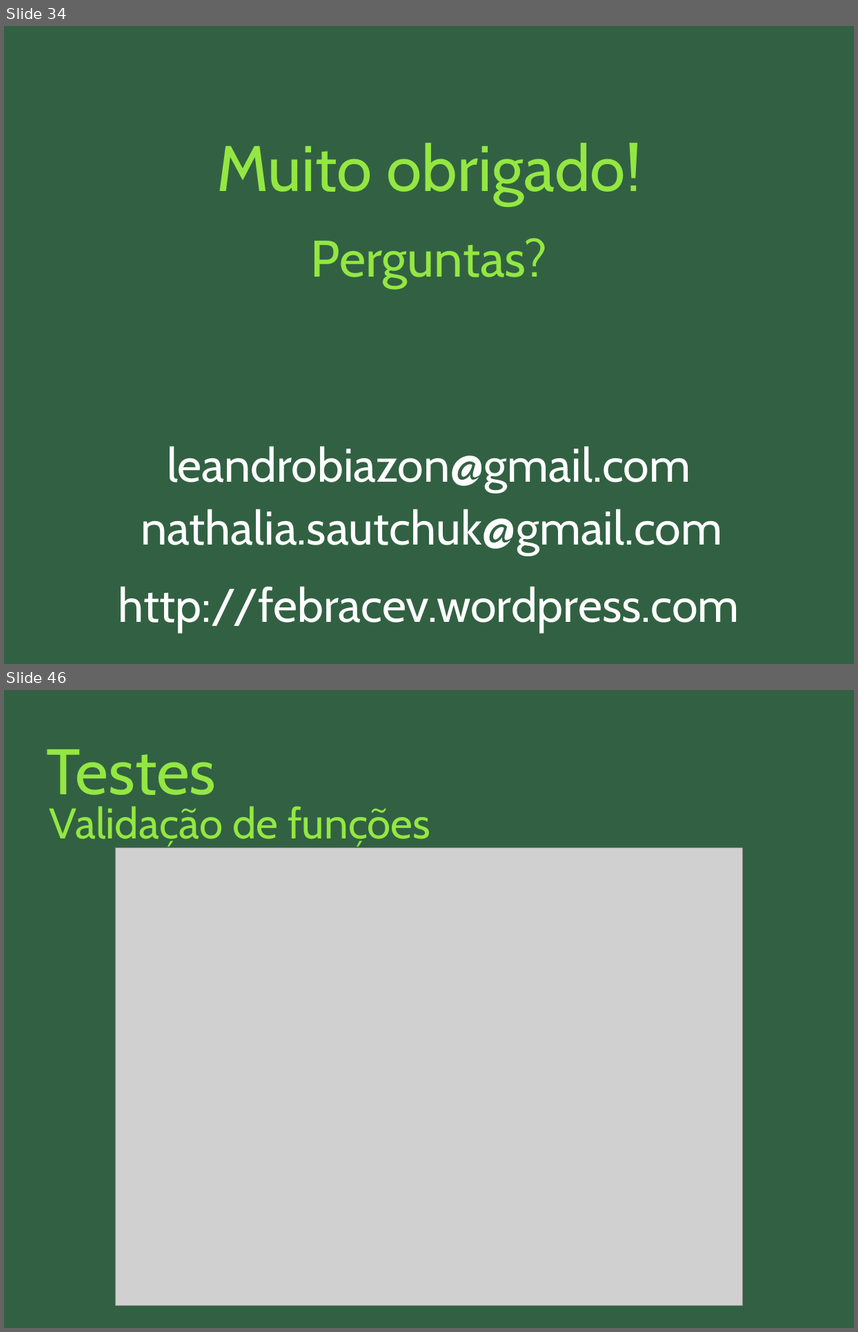
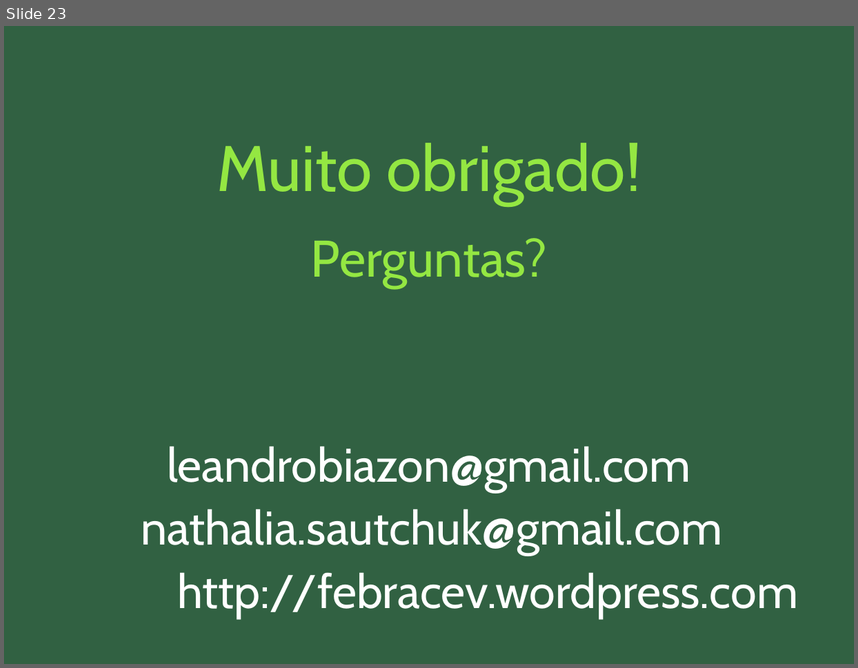
Before and after one commit to nathaliaspatricio/febracev, a slide deck: docs/monografia/apresentação_final.odp. Shown one above the other, each under a label of ours: slides 34 and 46 before the commit, slide 23 after it; the slides between them are not shown. The pictures are 858x1332 and 858x668 pixels, drawn with LibreOffice and Linux fonts; fonts in the diff are those of the drawing; grey boxes stand for pictures. Boxes give left, top, right and bottom in pixels: in the first picture for what was removed or moved away, otherwise in the second. Text is boxed around its words. In the diff, an @@ line names an element or a change of style, - is before the commit and + after.

```diff
--- a/docs/monografia/apresentação_final.odp
+++ b/docs/monografia/apresentação_final.odp
@@ slide 46 removed at bbox=[4, 690, 854, 1328], background #316142 @@
@@ title removed at bbox=[47, 749, 217, 808] @@
-Testes
@@ title removed at bbox=[50, 806, 430, 847] @@
-Validação de funções
@@ picture removed at bbox=[116, 848, 743, 1305] @@
@@ what was slide 34 is now slide 23 @@
@@ slide 23 changed as well @@
@@ text "http://febracev.wordpress.com": place and size @@
-text "http://febracev.wordpress.com" at bbox=[119, 586, 740, 633]
+text "http://febracev.wordpress.com" at bbox=[177, 572, 798, 619]
```
Also in this commit, not shown: 6 other slides changed, 8 slides added, 31 other slides removed.
